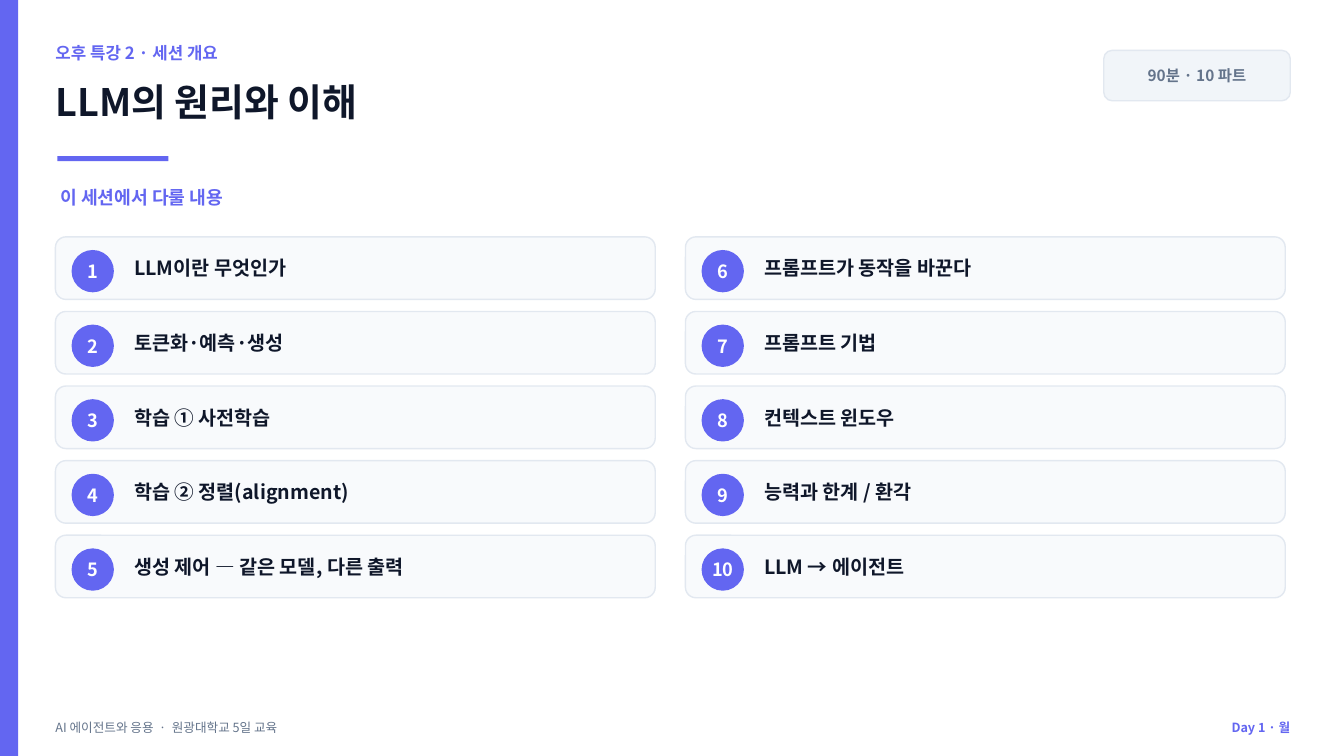
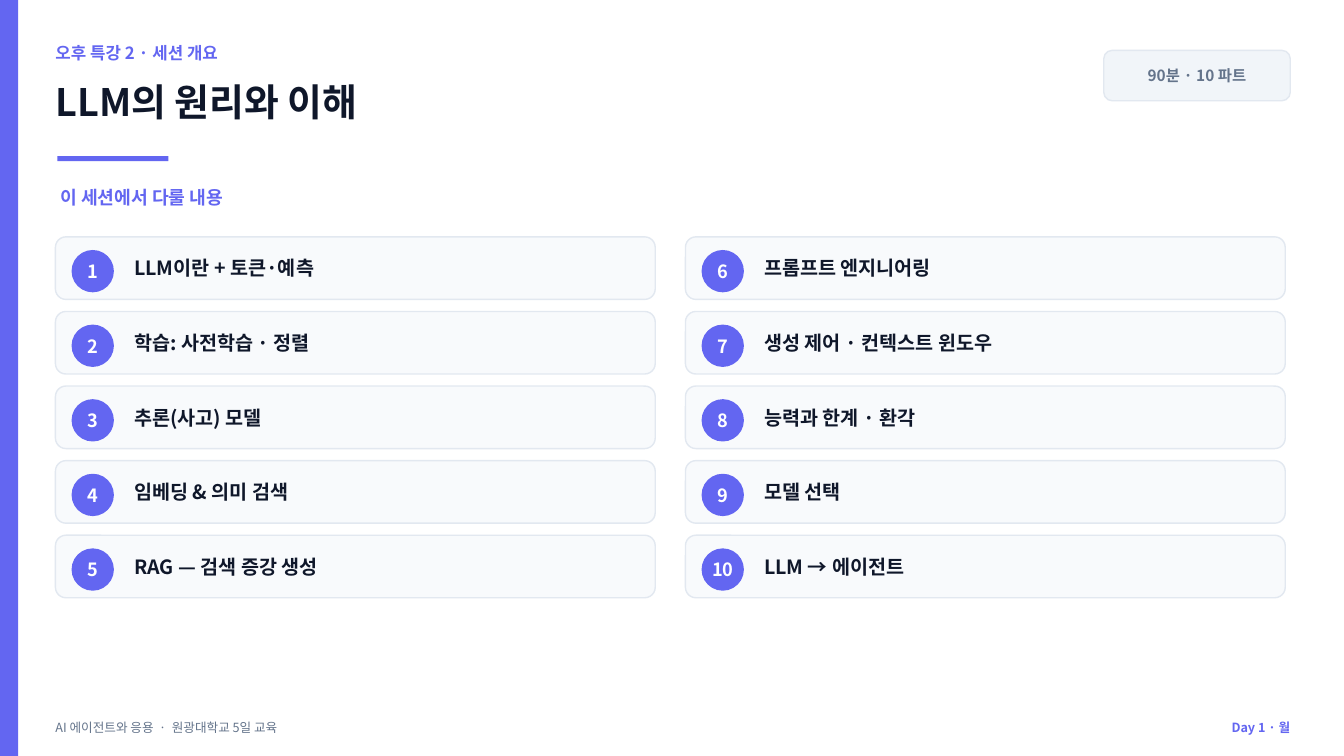
Before and after one commit to jyshin-22/wku-ai-agent-program, a slide deck: slide 4 of slides/day1.pptx. Drawn at 1344x756 pixels with LibreOffice and Linux fonts; fonts in the diff are those of the drawing. Boxes give left, top, right and bottom in pixels: in the first picture for what was removed or moved away, otherwise in the second. Text is boxed around its words. In the diff, an @@ line names an element or a change of style, - is before the commit and + after.

```diff
--- a/slides/day1.pptx
+++ b/slides/day1.pptx
@@ text at [134,258,314,277]: text changed @@
-LLM이란 무엇인가
+LLM이란 + 토큰·예측
@@ text at [764,258,931,277]: text changed @@
-프롬프트가 동작을 바꾼다
+프롬프트 엔지니어링
@@ text at [134,333,310,352]: text changed @@
-토큰화·예측·생성
+학습: 사전학습 · 정렬
@@ text at [764,333,992,352]: text changed @@
-프롬프트 기법
+생성 제어 · 컨텍스트 윈도우
@@ text at [134,408,262,429]: text changed @@
-학습 ① 사전학습
+추론(사고) 모델
@@ text at [764,408,915,427]: text changed @@
-능력과 한계 / 환각
+능력과 한계 · 환각
@@ text removed at [764,408,895,427] @@
-컨텍스트 윈도우
@@ text at [134,482,288,501]: text changed @@
-학습 ② 정렬(alignment)
+임베딩 & 의미 검색
@@ text added at [764,482,841,501], 14 pt, text #0F172A, bold @@
+모델 선택
@@ text at [134,557,318,576]: text changed @@
-생성 제어 — 같은 모델, 다른 출력
+RAG — 검색 증강 생성
```
Also in this commit, not shown: 4 other slides changed, 4 slides added, 31 other files.
